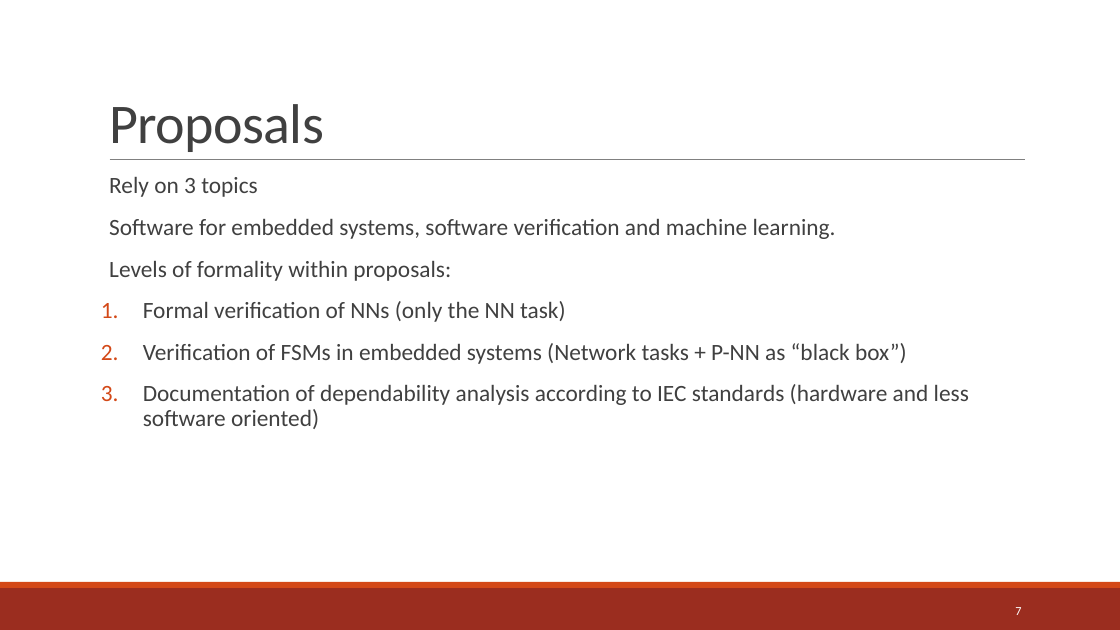
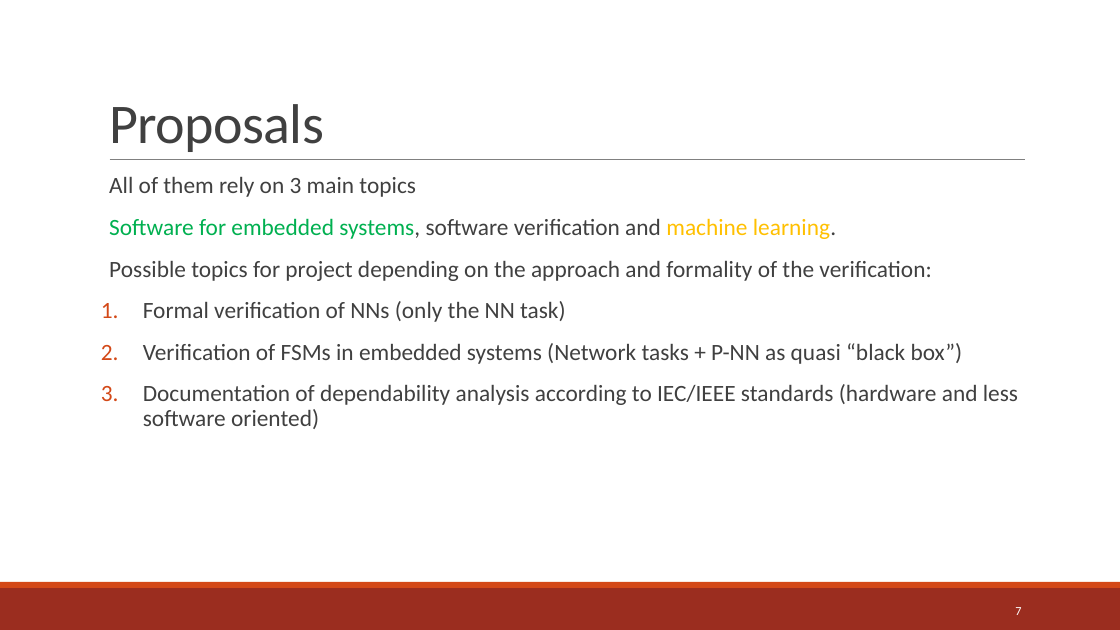
Before and after one commit to jreyesa0901/master_thesis, a slide deck: slide 7 of Resources/MA Proposal Reyes v2.pptx. Drawn at 1120x630 pixels with LibreOffice and Linux fonts; fonts in the diff are those of the drawing. Boxes give left, top, right and bottom in pixels: in the first picture for what was removed or moved away, otherwise in the second. Text is boxed around its words. In the diff, an @@ line names an element or a change of style, - is before the commit and + after.

```diff
--- a/Resources/MA Proposal Reyes v2.pptx
+++ b/Resources/MA Proposal Reyes v2.pptx
@@ text at (109, 177, 416, 197): text changed @@
-  Rely on 3 topics
+  All of them rely on 3 main topics
@@ text at (109, 218, 836, 239): text colour #404040 to #00B050 in "Software for embedded systems,"; text colour #404040 to #FFC000 in "machine learning." @@
@@ text at (109, 261, 931, 281): text changed @@
-  Levels of formality within proposals:
+  Possible topics for project depending on the approach and formality of the verification:
@@ text at (143, 343, 1018, 429): text changed @@
-2. Verification of FSMs in embedded systems (Network tasks + P-NN as “black box”)
-3. Documentation of dependability analysis according to IEC standards (hardware and less software oriented)
+2. Verification of FSMs in embedded systems (Network tasks + P-NN as quasi “black box”)
+3. Documentation of dependability analysis according to IEC/IEEE standards (hardware and less software oriented)
```
Also in this commit, not shown: 11 other slides changed, 1 slide added, 1 slide removed, 14 other files.
